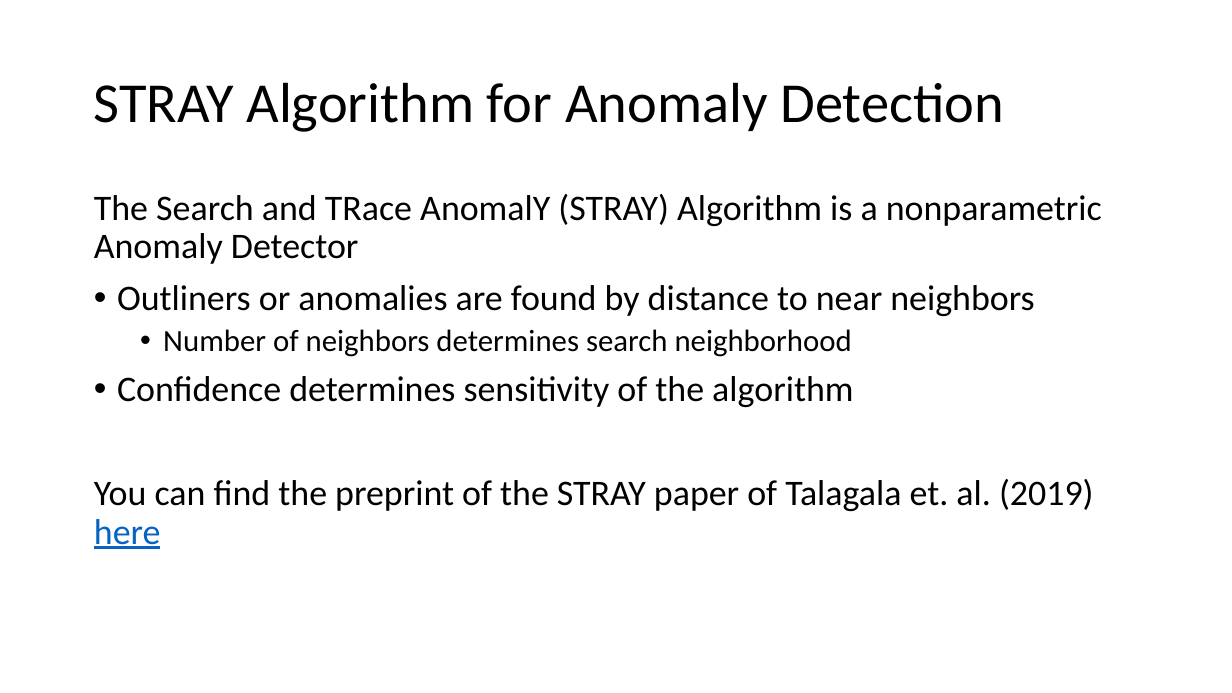
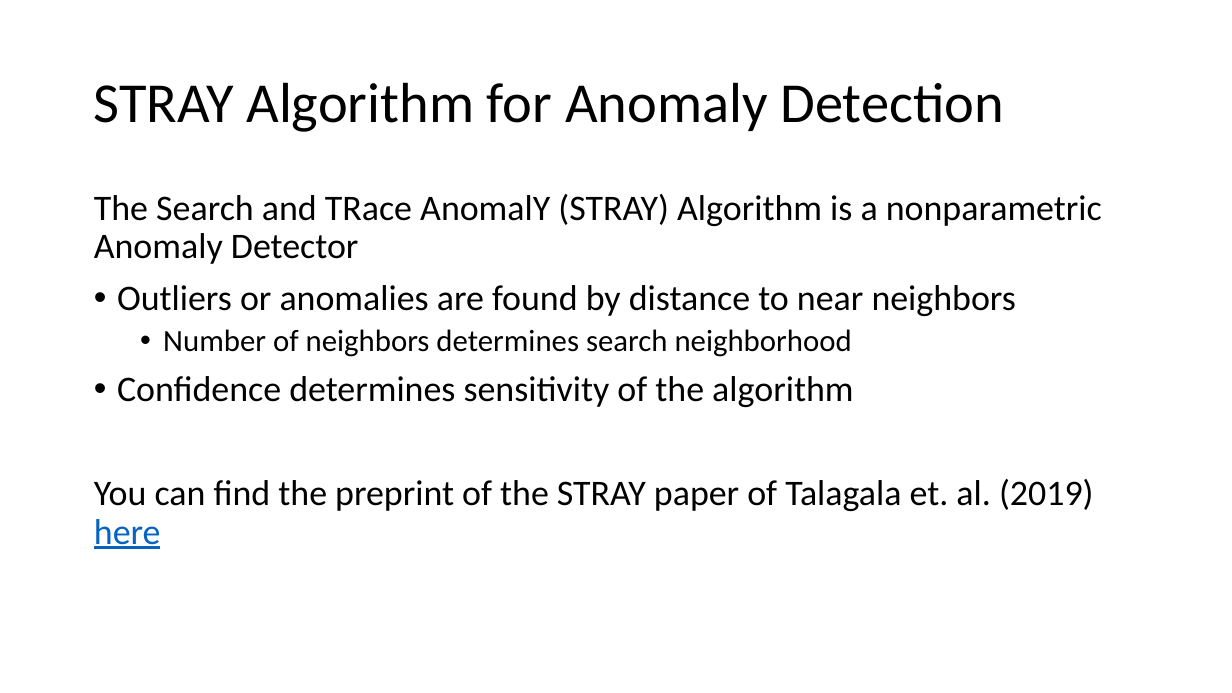
Before and after one commit to StephenElston/CSCI-E-83, a slide deck: slide 29 of LectureSlides/14_ComplexTimeSeries.pptx (slide 27 before the commit). Drawn at 1232x693 pixels with LibreOffice and Linux fonts; fonts in the diff are those of the drawing. Boxes give left, top, right and bottom in pixels: in the first picture for what was removed or moved away, otherwise in the second. Text is boxed around its words. In the diff, an @@ line names an element or a change of style, - is before the commit and + after.

Commit message:
Added slides on change point detection, reorganized slides, edited slides

```diff
--- a/LectureSlides/14_ComplexTimeSeries.pptx
+++ b/LectureSlides/14_ComplexTimeSeries.pptx
@@ text at <box>117,285,1016,316</box>: text changed @@
-• Outliners or anomalies are found by distance to near neighbors
+• Outliers or anomalies are found by distance to near neighbors
```
Also in this commit, not shown: 7 other slides changed, 10 slides added, 1 slide removed.
